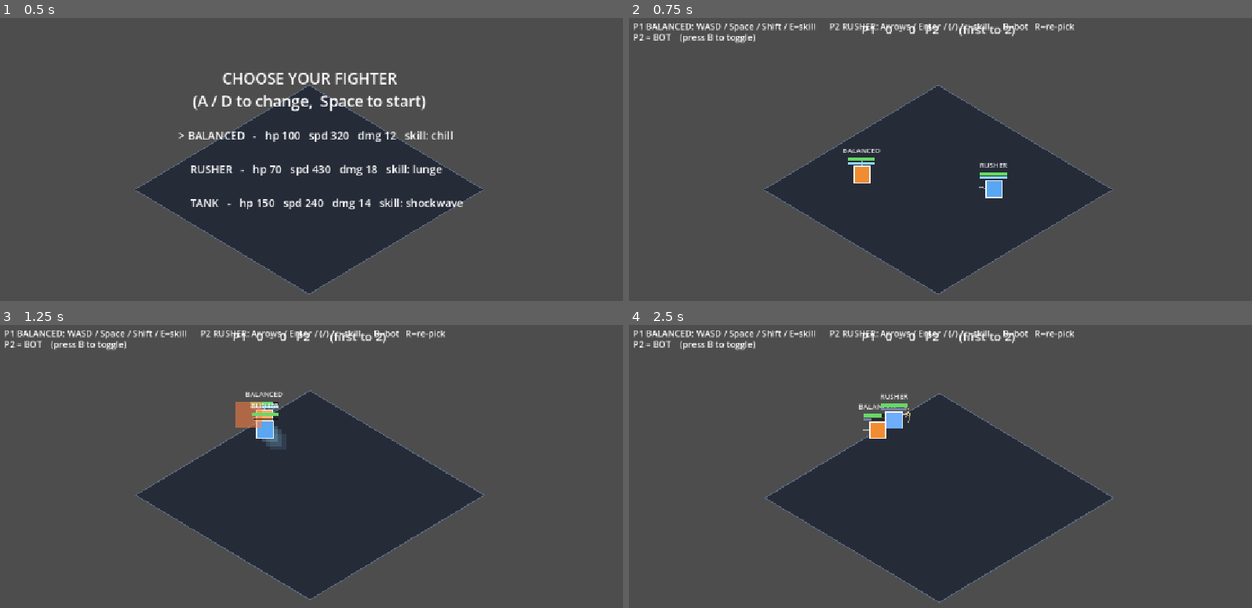
Above: before the commit, frames 1-4 (two rows, left to right).
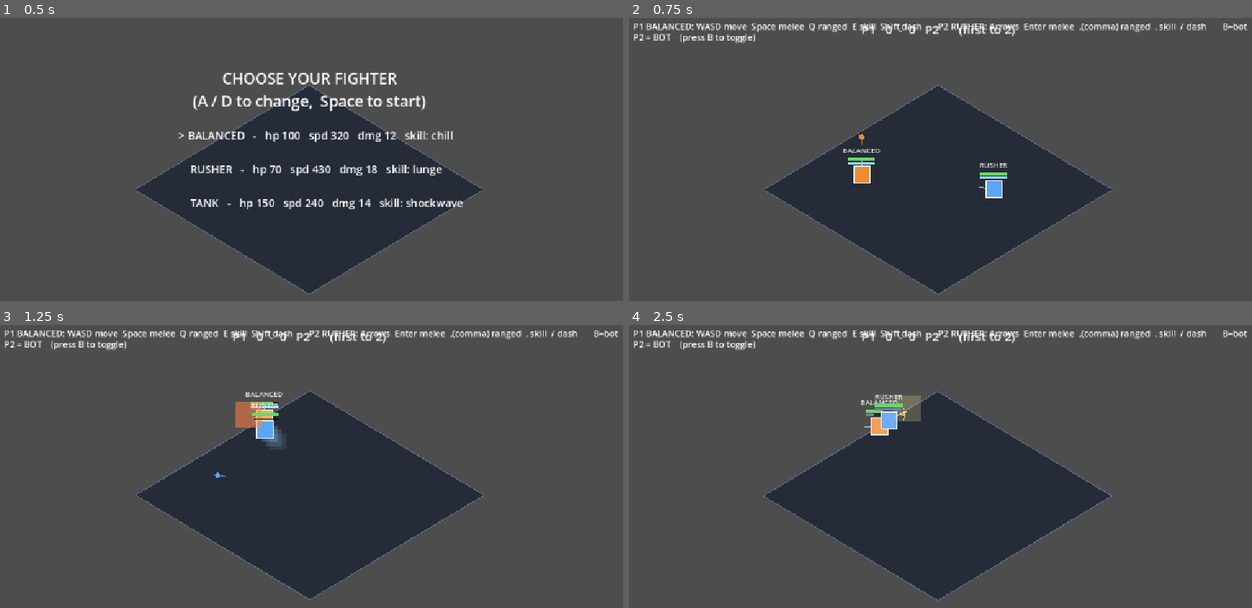
Above: after the commit, the same moments.

Repository: avivuiux/survival-arena
Game: Godot game, scene res://scenes/game.tscn
Same seed, same stepped clock (60 frames per second), same inputs: the game is played once before the commit and once after it.
Inputs:
- Up to frame 1 (0.5 s): no input
- Up to frame 2 (0.75 s): tap Enter at 0.5 s; hold W from 0.53 s (still down); tap Q at 0.6 s
- Up to frame 3 (1.25 s): keep holding W; tap Space at 0.77, 1.07 s; tap Shift at 0.8 s
- Up to frame 4 (2.5 s): tap B at 1.25, 2 s; tap Shift at 1.35 s; tap Space at 1.52, 1.82 s; tap E at 1.55, 2.1 s; release W at 2.03 s; hold A from 2.03 s (still down); tap Enter at 2.3 s

Frame 1 is identical in both runs. In frame 2, 1.2% of the frame differs, in the area x 15-100%, y 1-45%; in frame 3, 1.2%; in frame 4, 3.1%, in the area x 15-100%, y 1-99%.

Commit message:
SP slice 1: aimed ranged attack (projectiles) + SKELETON Booster fix
First step toward SP-faithful combat: every fighter fires a long-range
projectile in its facing/aim direction (P1=Q, P2=comma), which travels,
can MISS, and hits/knocks on contact - introducing the aim + spacing the
SP feel rests on. Projectiles managed in game.gd like sparks; bot pokes
with ranged at mid-distance. SKELETON updated: Booster = sustained run,
not a dash. No concept files touched. Headless clean (exit 0).

Co-Authored-By: Claude Opus 4.8 (1M context) <noreply@anthropic.com>

Diff:
--- a/entities/fighter/fighter.gd
+++ b/entities/fighter/fighter.gd
@@ -34,6 +34,7 @@
 const SHOCK_RADIUS := 130.0
 const SHOCK_KNOCKBACK := 620.0
 const SHOCK_DAMAGE := 8
+const RANGED_COOLDOWN := 0.45    # long-range aimed attack (every fighter has it)
 
 # Configured by Game before add_child:
 var game
@@ -53,6 +54,7 @@
 var key_attack := KEY_SPACE
 var key_dash := KEY_SHIFT
 var key_skill := KEY_E
+var key_ranged := KEY_Q
 var is_bot := false
 
 var active := true
@@ -75,6 +77,8 @@
 var _skill_cd := 0.0
 var _skill_cd_max := 1.0
 var _skill_prev := false
+var _ranged_cd := 0.0
+var _ranged_prev := false
 var _chill_time := 0.0          # how long THIS fighter stays slowed
 var _cast_anim := 0.0           # expanding-ring visual timer
 var _cast_radius := 140.0       # radius the cast ring draws to
@@ -119,6 +123,8 @@
 		_iframe -= delta
 	if _skill_cd > 0.0:
 		_skill_cd -= delta
+	if _ranged_cd > 0.0:
+		_ranged_cd -= delta
 	if _chill_time > 0.0:
 		_chill_time -= delta
 	if _cast_anim > 0.0:
@@ -144,12 +150,14 @@
 		var want_attack := false
 		var want_dash := false
 		var want_skill := false
+		var want_ranged := false
 		if is_bot:
 			var intent := _bot_think()
 			in_dir = intent["dir"]
 			want_attack = intent["attack"]
 			want_dash = intent["dash"]
 			want_skill = intent["skill"]
+			want_ranged = intent["ranged"]
 		else:
 			if Input.is_physical_key_pressed(key_up): in_dir.y -= 1.0
 			if Input.is_physical_key_pressed(key_down): in_dir.y += 1.0
@@ -164,6 +172,9 @@
 			var kp_s := Input.is_physical_key_pressed(key_skill)
 			want_skill = kp_s and not _skill_prev
 			_skill_prev = kp_s
+			var kp_r := Input.is_physical_key_pressed(key_ranged)
+			want_ranged = kp_r and not _ranged_prev
+			_ranged_prev = kp_r
 
 		if in_dir != Vector2.ZERO:
 			in_dir = in_dir.normalized()
@@ -218,6 +229,10 @@
 					_cast_shockwave()
 				else:
 					_cast_chill()
+			if want_ranged and _ranged_cd <= 0.0:
+				_ranged_cd = RANGED_COOLDOWN
+				if game:
+					game.spawn_projectile(position, facing, self)
 
 	queue_redraw()
 
@@ -295,7 +310,7 @@
 # Reactive AI: chase, attack in range, then space out; dodge the foe's swing
 # but only occasionally (dodge cooldown) so the player gets punish windows.
 func _bot_think() -> Dictionary:
-	var out := {"dir": Vector2.ZERO, "attack": false, "dash": false, "skill": false}
+	var out := {"dir": Vector2.ZERO, "attack": false, "dash": false, "skill": false, "ranged": false}
 	var foe = null
 	if game:
 		for f in game._fighters:
@@ -326,6 +341,12 @@
 	if dist < CHILL_RADIUS * 0.9 and _skill_cd <= 0.0 and foe._chill_time <= 0.0 and _chill_time <= 0.0:
 		out["dir"] = dir_to
 		out["skill"] = true
+		return out
+
+	# Poke with the ranged attack at mid-distance.
+	if dist > REACH + 25.0 and dist < 320.0 and _ranged_cd <= 0.0 and randf() < 0.05:
+		out["dir"] = dir_to
+		out["ranged"] = true
 		return out
 
 	# Approach, or commit to an attack when actually ready (then space out).
--- a/scripts/game.gd
+++ b/scripts/game.gd
@@ -21,10 +21,16 @@
 	"tank":     {"hp": 150, "speed": 240.0, "damage": 14, "atk_cd": 0.40, "skill": "shockwave"},
 }
 const WINS_NEEDED := 2           # best-of-3: first to 2 round wins takes the match
+const PROJ_SPEED := 560.0        # ranged shot
+const PROJ_LIFE := 0.9
+const PROJ_DAMAGE := 8
+const PROJ_KNOCK := 180.0
+const PROJ_RADIUS := 12.0
 
 var arena_center := Vector2.ZERO
 var _shake := 0.0
 var _sparks: Array = []
+var _projectiles: Array = []
 var _p1: Node2D
 var _p2: Node2D
 var _fighters: Array = []
@@ -93,7 +99,7 @@
 	queue_redraw()
 
 func _make_fighter(fname: String, color: Color, ku: int, kd: int, kl: int, kr: int,
-		ka: int, kdash: int, kskill: int, archetype: String, pos: Vector2) -> Node2D:
+		ka: int, kdash: int, kskill: int, kranged: int, archetype: String, pos: Vector2) -> Node2D:
 	var f := FighterScript.new()
 	f.game = self
 	f.fighter_name = fname
@@ -112,6 +118,7 @@
 	f.key_attack = ka
 	f.key_dash = kdash
 	f.key_skill = kskill
+	f.key_ranged = kranged
 	f.position = pos
 	add_child(f)
 	return f
@@ -170,14 +177,14 @@
 
 	_title_label.visible = false
 	_select_label.visible = false
-	_hint.text = "P1 %s: WASD / Space / Shift / E=skill      P2 %s: Arrows / Enter / (/) / .=skill      B=bot   R=re-pick" % [p1_arch.to_upper(), p2_arch.to_upper()]
+	_hint.text = "P1 %s: WASD move  Space melee  Q ranged  E skill  Shift dash       P2 %s: Arrows  Enter melee  ,(comma) ranged  . skill  / dash       B=bot  R=re-pick" % [p1_arch.to_upper(), p2_arch.to_upper()]
 	_hint.visible = true
 	_mode_label.visible = true
 
 	_p1 = _make_fighter("P1", Color(0.95, 0.55, 0.20),
-		KEY_W, KEY_S, KEY_A, KEY_D, KEY_SPACE, KEY_SHIFT, KEY_E, p1_arch, arena_center + P1_SPAWN)
+		KEY_W, KEY_S, KEY_A, KEY_D, KEY_SPACE, KEY_SHIFT, KEY_E, KEY_Q, p1_arch, arena_center + P1_SPAWN)
 	_p2 = _make_fighter("P2", Color(0.35, 0.65, 0.95),
-		KEY_UP, KEY_DOWN, KEY_LEFT, KEY_RIGHT, KEY_ENTER, KEY_SLASH, KEY_PERIOD, p2_arch, arena_center + P2_SPAWN)
+		KEY_UP, KEY_DOWN, KEY_LEFT, KEY_RIGHT, KEY_ENTER, KEY_SLASH, KEY_PERIOD, KEY_COMMA, p2_arch, arena_center + P2_SPAWN)
 	_fighters = [_p1, _p2]
 	_p2.is_bot = true
 	_update_mode_label()
@@ -225,6 +232,21 @@
 		_sparks = _sparks.filter(func(s): return s["life"] > 0.0)
 		queue_redraw()
 
+	if not _projectiles.is_empty():
+		for p in _projectiles:
+			p["pos"] += p["vel"] * delta
+			p["life"] -= delta
+			for f in _fighters:
+				if f == p["owner"] or not f.active:
+					continue
+				if p["pos"].distance_to(f.position) < PROJ_RADIUS + 16.0:
+					f.take_hit(p["vel"].normalized(), PROJ_DAMAGE, PROJ_KNOCK)
+					spawn_sparks(p["pos"], p["vel"], 6, p["col"])
+					p["life"] = 0.0
+					break
+		_projectiles = _projectiles.filter(func(p): return p["life"] > 0.0)
+		queue_redraw()
+
 # Keep a position inside the isometric diamond: |dx|/rx + |dy|/ry <= 1
 func clamp_to_arena(pos: Vector2) -> Vector2:
 	var off := pos - arena_center
@@ -245,6 +267,11 @@
 		var ang := base + randf_range(-0.8, 0.8)
 		var spd := randf_range(120.0, 340.0)
 		_sparks.append({"pos": pos, "vel": Vector2(cos(ang), sin(ang)) * spd, "life": 0.28, "max": 0.28, "col": color})
+
+# Fire a ranged shot in a direction (from a fighter's aim/facing).
+func spawn_projectile(pos: Vector2, dir: Vector2, owner) -> void:
+	var d := dir.normalized() if dir.length() > 0.01 else Vector2.RIGHT
+	_projectiles.append({"pos": pos + d * 26.0, "vel": d * PROJ_SPEED, "owner": owner, "life": PROJ_LIFE, "col": owner.body_color})
 
 # Omnidirectional burst (KO pop).
 func spawn_burst(pos: Vector2, count: int, color: Color) -> void:
@@ -324,3 +351,9 @@
 		c.a = a
 		var p: Vector2 = s["pos"]
 		draw_line(p, p - s["vel"].normalized() * (4.0 + 7.0 * a), c, 2.0)
+
+	for pr in _projectiles:
+		var pp: Vector2 = pr["pos"]
+		var pc: Color = pr["col"]
+		draw_line(pp, pp - pr["vel"].normalized() * 14.0, Color(pc.r, pc.g, pc.b, 0.5), 3.0)
+		draw_circle(pp, 5.0, pc)
Not shown, changed: SKELETON.md
